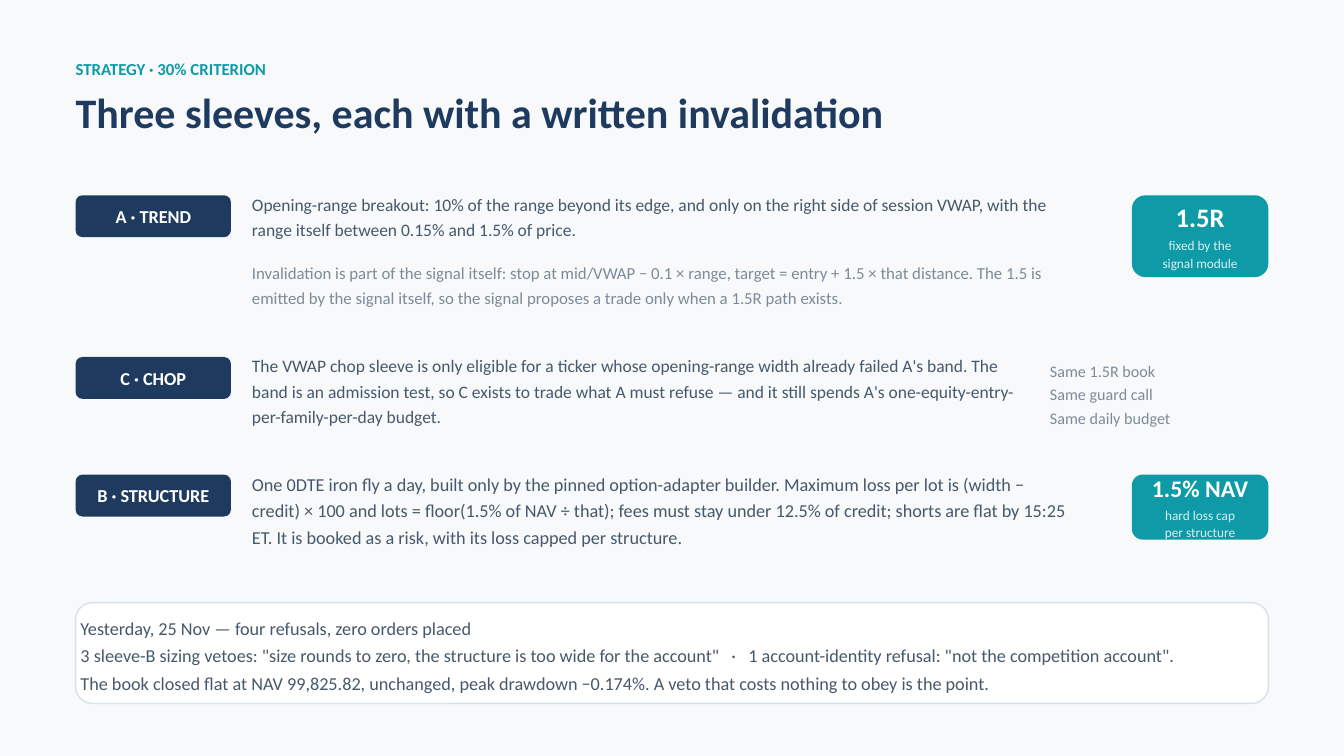
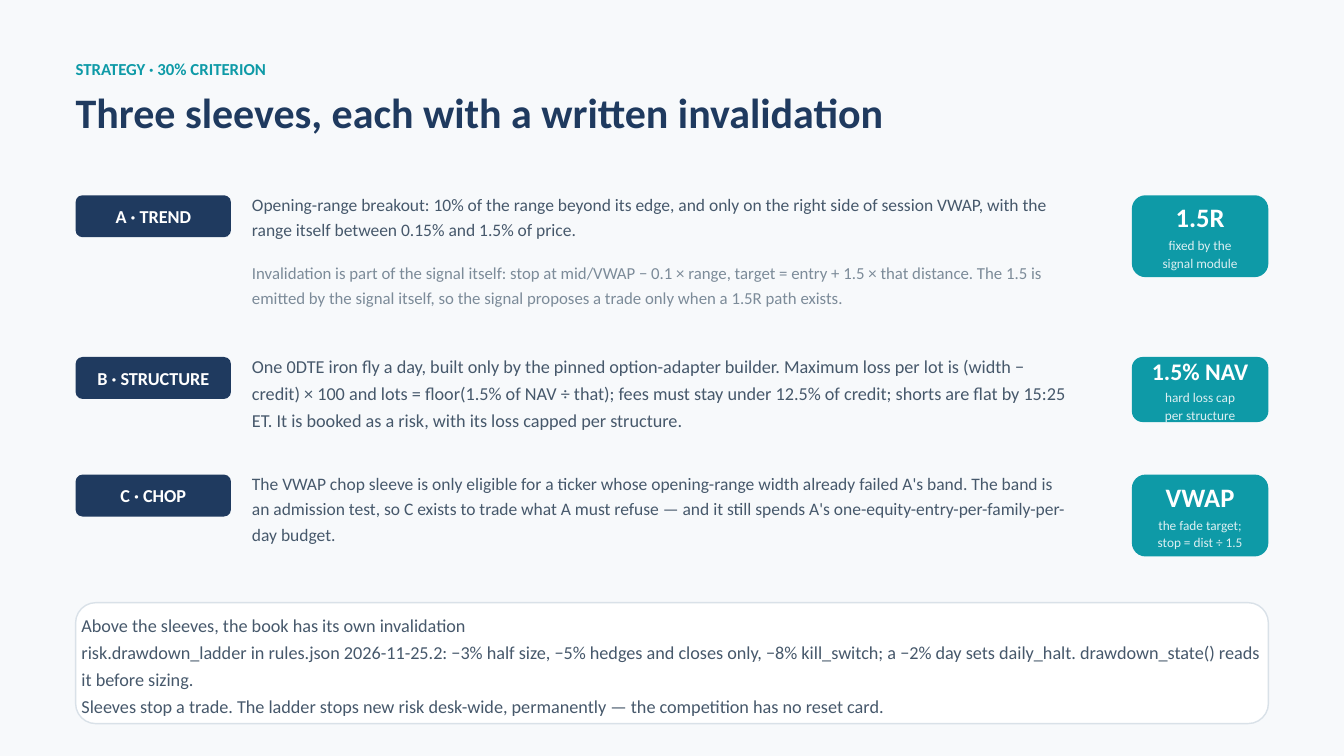
Before and after one commit to lzblue/qoder-trend-desk, a slide deck: slide 4 of qoder-trend-desk-submission.pptx. Drawn at 1344x756 pixels with LibreOffice and Linux fonts; fonts in the diff are those of the drawing. Boxes give left, top, right and bottom in pixels: in the first picture for what was removed or moved away, otherwise in the second. Text is boxed around its words. In the diff, an @@ line names an element or a change of style, - is before the commit and + after.

Commit message:
deck update

```diff
--- a/qoder-trend-desk-submission.pptx
+++ b/qoder-trend-desk-submission.pptx
@@ 2 rounded rectangles, 1 text: place and size @@
-2 rounded rectangles, 1 text at <box>76,475,1268,547</box>
+2 rounded rectangles, 1 text at <box>76,357,1268,430</box>
@@ text removed at <box>1050,366,1170,427</box> @@
-Same 1.5R book
-Same guard call
-Same daily budget
@@ rounded rectangle "C · CHOP": place and size @@
-rounded rectangle "C · CHOP" at <box>76,357,231,399</box>
+rounded rectangle "C · CHOP" at <box>76,475,231,517</box>
@@ text "The VWAP chop sleeve is ..." rewrapped from <box>252,360,1014,426</box> to <box>252,478,1064,544</box> @@
@@ rounded rectangle added at <box>1132,475,1268,557</box>, fill #0E9AA7, 9.5 pt, text #DCEFF2 @@
+VWAP
+the fade target;
+stop = dist ÷ 1.5
@@ rounded rectangle "Above the sleeves, the book ...": place and size @@
-rounded rectangle "Above the sleeves, the book ..." at <box>76,603,1268,704</box>
+rounded rectangle "Above the sleeves, the book ..." at <box>76,603,1268,724</box>
@@ text in rounded rectangle at <box>81,619,1259,716</box>: text changed @@
-Yesterday, 25 Nov — four refusals, zero orders placed
-3 sleeve-B sizing vetoes: "size rounds to zero, the structure is too wide for the account" · 1 account-identity refusal: "not the competition account".
-The book closed flat at NAV 99,825.82, unchanged, peak drawdown −0.174%. A veto that costs nothing to obey is the point.
+Above the sleeves, the book has its own invalidation
+risk.drawdown_ladder in rules.json 2026-11-25.2: −3% half size, −5% hedges and closes only, −8% kill_switch; a −2% day sets daily_halt. drawdown_state() reads it before sizing.
+Sleeves stop a trade. The ladder stops new risk desk-wide, permanently — the competition has no reset card.
```
Also in this commit, not shown: 4 other files.
